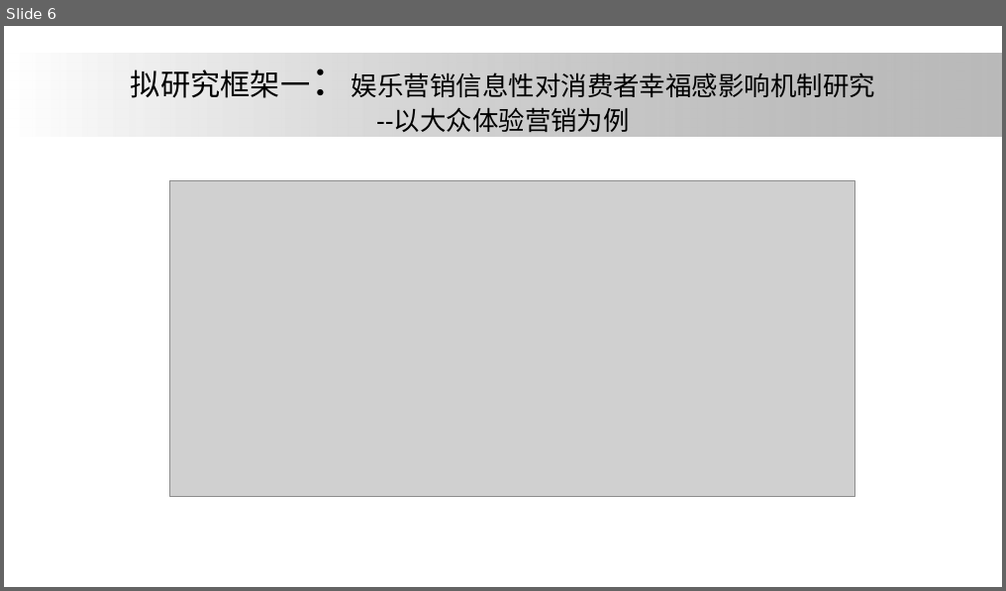
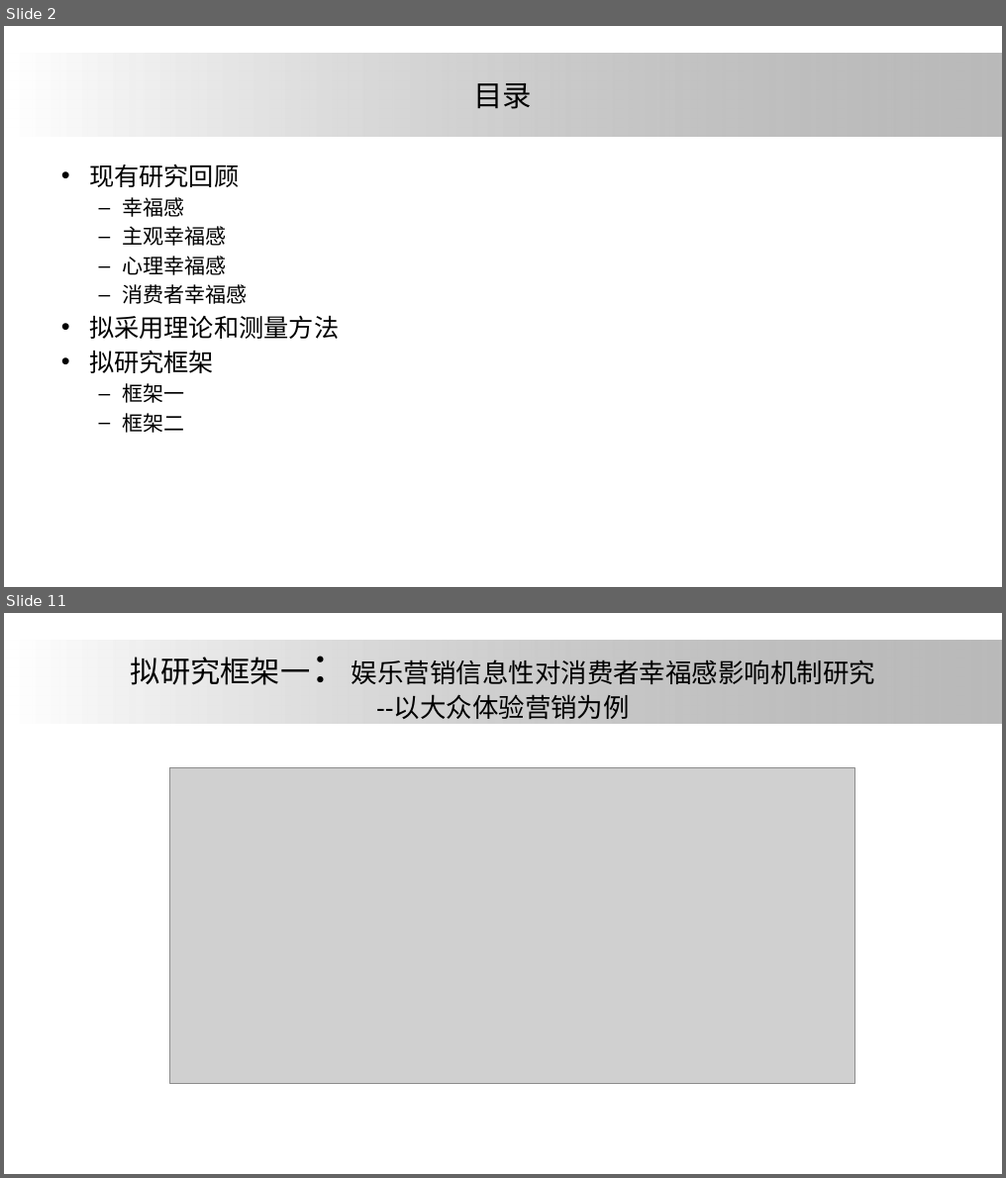
Before and after one commit to ElsaLuo/-, a slide deck: 我的坚果云/研究生搞学术/大论文/论文汇报/one.pptx. Shown one above the other, each under a label of ours: slide 6 before the commit, slides 2 and 11 after it; the slides between them are not shown. The pictures are 1006x591 and 1006x1178 pixels, drawn with LibreOffice and Linux fonts; fonts in the diff are those of the drawing; grey boxes stand for pictures; background and template pictures are left out. Boxes give left, top, right and bottom in pixels: in the first picture for what was removed or moved away, otherwise in the second. Text is boxed around its words. In the diff, an @@ line names an element or a change of style, - is before the commit and + after.

```diff
--- a/我的坚果云/研究生搞学术/大论文/论文汇报/one.pptx
+++ b/我的坚果云/研究生搞学术/大论文/论文汇报/one.pptx
@@ slide 2 added at [4, 26, 1002, 587], background #FFFFFF; not listed: 1 template element that a slide beside it also shows @@
@@ title added at [474, 83, 533, 109], 28 pt, text #000000 @@
+目录
@@ text added at [89, 164, 339, 433], 20 pt, text #000000 @@
+• 现有研究回顾
+  – 幸福感
+  – 主观幸福感
+  – 心理幸福感
+  – 消费者幸福感
+• 拟采用理论和测量方法
+• 拟研究框架
+  – 框架一
+  – 框架二
@@ what was slide 6 is now slide 11 @@
```
Also in this commit, not shown: 2 slides changed, 7 other slides added, 3 slides removed.
